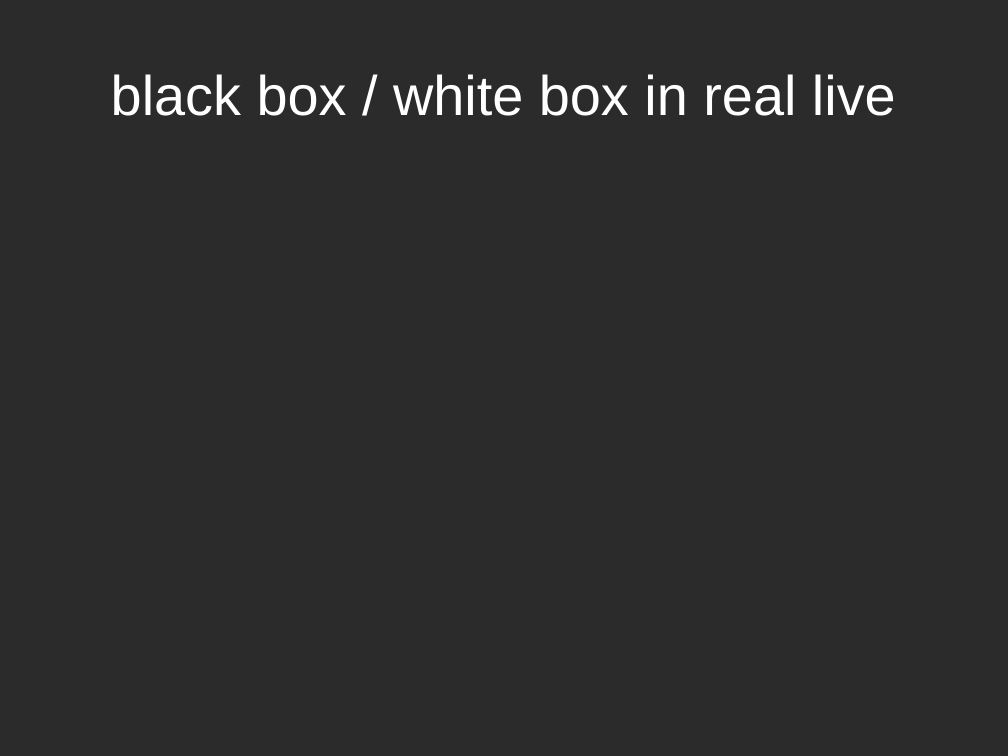
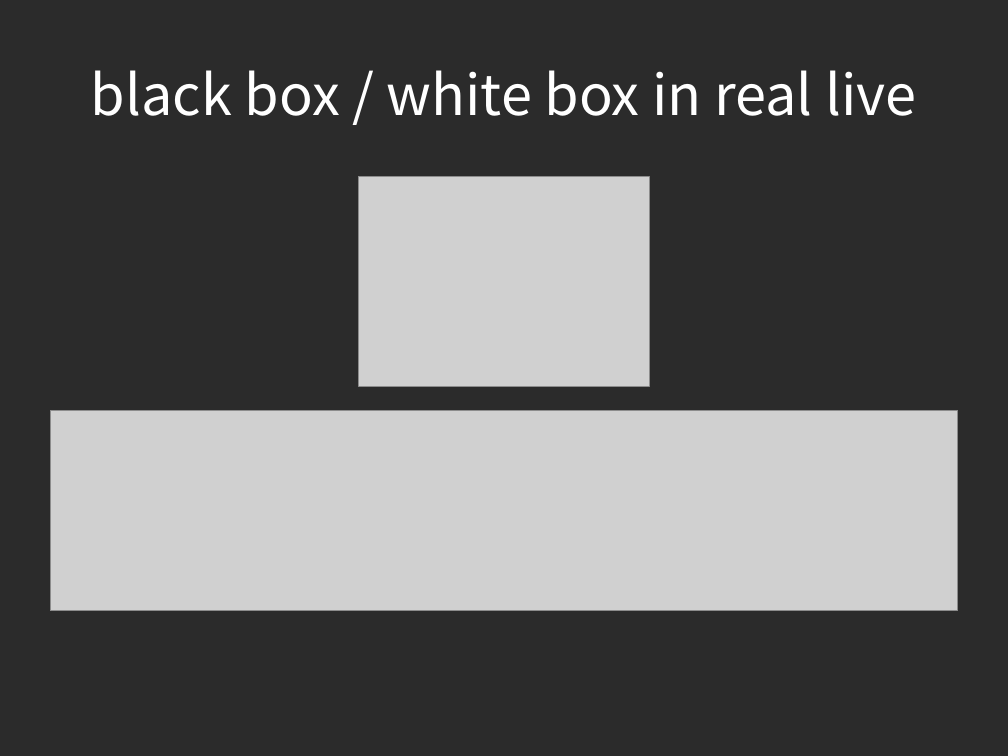
Before and after one commit to piotrek24061988/AutomaticTesting, a slide deck: slide 12 of module1/doc/AutomatedTesting.odp. Drawn at 1008x756 pixels with LibreOffice and Linux fonts; fonts in the diff are those of the drawing; grey boxes stand for pictures; background and template pictures are left out; a plain dark background stands for a picture behind light text. Boxes give left, top, right and bottom in pixels: in the first picture for what was removed or moved away, otherwise in the second. Text is boxed around its words. In the diff, an @@ line names an element or a change of style, - is before the commit and + after.

Commit message:
presentation update black box / white box / ut / it

```diff
--- a/module1/doc/AutomatedTesting.odp
+++ b/module1/doc/AutomatedTesting.odp
@@ title "black box / white box ..." at (91,70,916,116): font Arial to Noto Sans CJK JP @@
@@ picture added at (359,177,649,386) @@
@@ picture added at (50,411,958,611) @@
```
Also in this commit, not shown: 1 other slide changed, 6 slides added.
